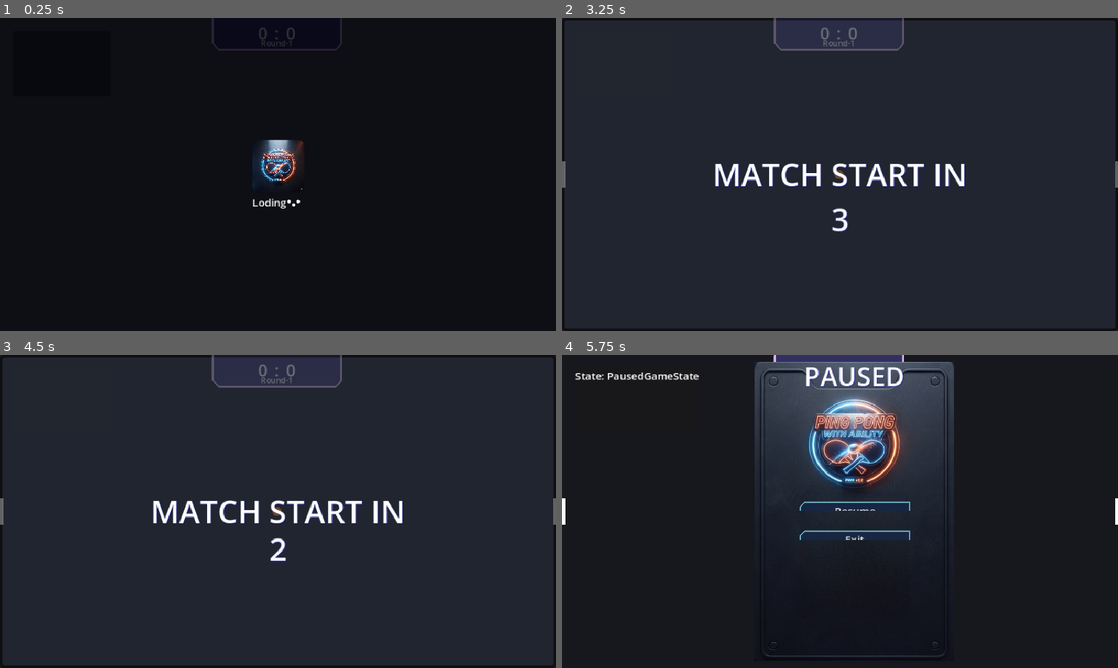
Above: before the commit, frames 1-4 (two rows, left to right).
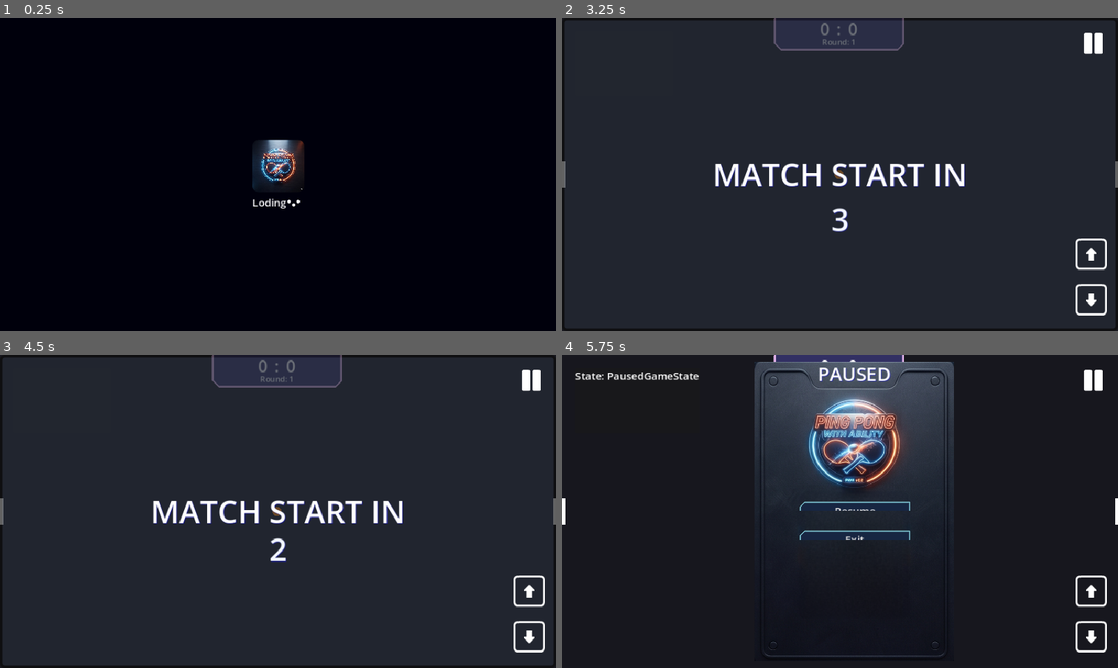
Above: after the commit, the same moments.

Repository: NoB0T21/ping-pong
Game: Godot game, scene res://Scene/Loading/Loading_screen.tscn
Same seed, same stepped clock (60 frames per second), same inputs: the game is played once before the commit and once after it.
Inputs:
- Up to frame 1 (0.25 s): no input
- Up to frame 2 (3.25 s): tap Enter at 0.5 s; hold Up (ui_up) 0.53-1.28 s; tap R (Restart) at 1.25, 2 s; hold Down (ui_down) 1.28-2.03 s; hold Up (ui_up) 2.03-2.75 s; click "Start" at 2.75 s
- Up to frame 3 (4.5 s): hold Up (ui_up) 3.53-4.28 s; hold Down (ui_down) from 4.28 s (still down)
- Up to frame 4 (5.75 s): keep holding Down (ui_down); tap Escape (debug) at 4.9 s; tap R (Restart) at 5 s; tap F1 (pause) at 5.65 s

The runs differ from the first frame. In frame 1, 0.3% of the frame differs, in the area x 38-62%, y 0-11%; in frame 2, 0.8%; in frame 3, 0.8%; in frame 4, 1.4%, in the area x 43-98%, y 1-96%.

Commit message:
added ui and fixed some bug

Diff:
--- a/Ball/ball.gd
+++ b/Ball/ball.gd
@@ -7,32 +7,24 @@
 @onready var opponent: CharacterBody2D = $"../opponent"
 
 func _ready() -> void:
-	randomize();
-	var randDirX:int = [1, -1].pick_random();
-	#var randDirX:int = -1;
-	var randDirY: float = randf_range(-1.0, 1.0);
-
-	linear_velocity = Vector2(randDirX, randDirY).normalized() * Speed;
+	randomize()
+	continuous_cd = RigidBody2D.CCD_MODE_CAST_SHAPE
+	var randDirX: int = [1, -1].pick_random()
+	var randDirY: float = randf_range(-1.0, 1.0)
+	linear_velocity = Vector2(randDirX, randDirY).normalized() * Speed
 
 func _process(delta: float) -> void:
-	linear_velocity = linear_velocity.normalized() * Speed;
-	DebugPanel.add_debug_property("Ball Speed", str(Speed));
+	linear_velocity = linear_velocity.normalized() * Speed
+	DebugPanel.add_debug_property("Ball Speed", str(Speed))
 
 func _on_body_entered(body: Node) -> void:
-	var paddle_y: float = body.global_position.y;
-	var ball_y: float = global_position.y;
+	var paddle_y: float = body.global_position.y
+	var ball_y: float = global_position.y
+	var relative_intersect_y := (ball_y-paddle_y)/PADDLE_HALF_HEIGHT;
+	relative_intersect_y = clamp(relative_intersect_y, -1.0, 1.0)
+	var max_bounce_angle := deg_to_rad(60.0)
+	var bounce_angle := relative_intersect_y * max_bounce_angle
 
-	var relative_intersect_y := (ball_y-paddle_y)/PADDLE_HALF_HEIGHT;
-	relative_intersect_y = clamp(relative_intersect_y, -1.0, 1.0);
-
-	var max_bounce_angle := deg_to_rad(60.0);
-	var bounce_angle := relative_intersect_y * max_bounce_angle;
-
-	if body.is_in_group("Paddle"):
-		var direction_x := 1 if linear_velocity.x < 0 else -1;
-
-		var new_direction := Vector2(direction_x * cos(bounce_angle), sin(bounce_angle)).normalized();
-		linear_velocity = new_direction * Speed;
 	if body.is_in_group("DeadZone"):
 		get_tree().paused = true;
 		if body.name=="DeadZoneLeft":
@@ -40,11 +32,16 @@
 		if body.name=="DeadZoneRight":
 			ScoreBoard.update_player()
 		ScoreBoard.update_round()
-		opponent.SPEED += 10
 		RunningState.transition.emit("NextRoundGameState")
+		return
+
+	elif body.is_in_group("Paddle"):
+		var direction_x := 1 if linear_velocity.x < 0 else -1;
+		var new_direction := Vector2(direction_x * cos(bounce_angle), sin(bounce_angle)).normalized();
+		linear_velocity = new_direction * Speed;
+		opponent.SPEED += 3
+		Speed += 10
 	else:
 		var direction_x := -1 if linear_velocity.x < 0 else 1;
-
 		var new_direction := Vector2(direction_x * cos(bounce_angle), sin(bounce_angle)).normalized();
 		linear_velocity = new_direction * Speed;
-	Speed=Speed+10;
--- a/Ball/ball.tscn
+++ b/Ball/ball.tscn
@@ -8,6 +8,28 @@
 
 [sub_resource type="CircleShape2D" id="CircleShape2D_ist4y"]
 radius = 7.0
+
+[sub_resource type="Curve" id="Curve_l4sn5"]
+_data = [Vector2(0, 1), 0.0, 0.0, 0, 0, Vector2(1, 0), 0.0, 0.0, 0, 0]
+point_count = 2
+
+[sub_resource type="CurveTexture" id="CurveTexture_l4sn5"]
+curve = SubResource("Curve_l4sn5")
+
+[sub_resource type="ParticleProcessMaterial" id="ParticleProcessMaterial_kkn2x"]
+emission_shape = 6
+emission_ring_axis = Vector3(0, 0, 1)
+emission_ring_height = 1.0
+emission_ring_radius = 1.0
+emission_ring_inner_radius = 6.0
+emission_ring_cone_angle = 90.0
+initial_velocity_min = -3.0
+initial_velocity_max = 6.0
+gravity = Vector3(0, 0, 0)
+scale_min = 2.0
+scale_max = 10.0
+scale_curve = SubResource("CurveTexture_l4sn5")
+color = Color(0.9999998, 0.7906289, 0.5470298, 1)
 
 [sub_resource type="SphereMesh" id="SphereMesh_ist4y"]
 radius = 7.0
@@ -23,6 +45,13 @@
 [node name="CollisionShape2D" type="CollisionShape2D" parent="." unique_id=1039343559]
 shape = SubResource("CircleShape2D_ist4y")
 
+[node name="Particles" type="GPUParticles2D" parent="." unique_id=1477322523]
+amount = 20
+lifetime = 3.0
+speed_scale = 3.0
+randomness = 1.0
+process_material = SubResource("ParticleProcessMaterial_kkn2x")
+
 [node name="MeshInstance2D" type="MeshInstance2D" parent="." unique_id=674964465]
 modulate = Color(1, 0.5137255, 0, 1)
 mesh = SubResource("SphereMesh_ist4y")
--- a/Player/player.gd
+++ b/Player/player.gd
@@ -1,4 +1,4 @@
-extends CharacterBody2D
+class_name Player extends CharacterBody2D
 
 
 @export var SPEED := 300.0
--- a/Player/player.tscn
+++ b/Player/player.tscn
@@ -3,7 +3,7 @@
 [ext_resource type="Script" uid="uid://cbil8ljh2g8pc" path="res://Player/player.gd" id="1_l8h54"]
 
 [sub_resource type="RectangleShape2D" id="RectangleShape2D_orl27"]
-size = Vector2(5, 40)
+size = Vector2(16, 40)
 
 [sub_resource type="QuadMesh" id="QuadMesh_cuwax"]
 size = Vector2(5, 40)
@@ -13,7 +13,8 @@
 script = ExtResource("1_l8h54")
 
 [node name="CollisionShape2D" type="CollisionShape2D" parent="." unique_id=702068537]
+position = Vector2(-5.915, 0)
 shape = SubResource("RectangleShape2D_orl27")
 
-[node name="MeshInstance2D" type="MeshInstance2D" parent="CollisionShape2D" unique_id=176287815]
+[node name="MeshInstance2D" type="MeshInstance2D" parent="." unique_id=176287815]
 mesh = SubResource("QuadMesh_cuwax")
--- a/Scene/Level.tscn
+++ b/Scene/Level.tscn
@@ -12,13 +12,14 @@
 [ext_resource type="Script" uid="uid://c34kt7ocgtlgx" path="res://Scene/State/running_game_state.gd" id="7_6lu5p"]
 [ext_resource type="Script" uid="uid://h1fxi2s415m" path="res://Scene/State/paused_game_states.gd" id="8_e4n2r"]
 [ext_resource type="Script" uid="uid://b8tjxj8v4coev" path="res://Scene/next_round_game_state.gd" id="10_to8gu"]
+[ext_resource type="PackedScene" uid="uid://beetnysnrfjjb" path="res://Scene/mobile_layout.tscn" id="13_5mlvf"]
 
 [sub_resource type="PhysicsMaterial" id="PhysicsMaterial_l8h54"]
 friction = 0.0
 bounce = 1.0
 
 [sub_resource type="RectangleShape2D" id="RectangleShape2D_ist4y"]
-size = Vector2(853, 2)
+size = Vector2(853, 25)
 
 [sub_resource type="PhysicsMaterial" id="PhysicsMaterial_4ntmi"]
 friction = 0.0
@@ -67,6 +68,9 @@
 [sub_resource type="StyleBoxFlat" id="StyleBoxFlat_orua6"]
 bg_color = Color(0.6, 0.6, 0.6, 0)
 
+[sub_resource type="StyleBoxFlat" id="StyleBoxFlat_kkn2x"]
+bg_color = Color(0.6, 0.6, 0.6, 0)
+
 [sub_resource type="StyleBoxFlat" id="StyleBoxFlat_ist4y"]
 bg_color = Color(0.19607843, 0.1882353, 0.3882353, 1)
 border_width_left = 2
@@ -136,6 +140,7 @@
 physics_material_override = SubResource("PhysicsMaterial_l8h54")
 
 [node name="CollisionShape2D" type="CollisionShape2D" parent="UpperWall" unique_id=709196124]
+position = Vector2(0, -20)
 shape = SubResource("RectangleShape2D_ist4y")
 
 [node name="LowerWall" type="StaticBody2D" parent="." unique_id=2112828456]
@@ -143,6 +148,7 @@
 physics_material_override = SubResource("PhysicsMaterial_4ntmi")
 
 [node name="CollisionShape2D" type="CollisionShape2D" parent="LowerWall" unique_id=2048799597]
+position = Vector2(0, 10)
 shape = SubResource("RectangleShape2D_ist4y")
 
 [node name="Player" parent="." unique_id=1029245033 instance=ExtResource("1_cnsa7")]
@@ -153,6 +159,7 @@
 
 [node name="Ball" parent="." unique_id=310737208 instance=ExtResource("3_vwxat")]
 position = Vector2(420, 240)
+Speed = 310.0
 
 [node name="DeadZoneLeft" type="StaticBody2D" parent="." unique_id=73793827 groups=["DeadZone"]]
 position = Vector2(-12, 0)
@@ -277,9 +284,19 @@
 layout_mode = 2
 size_flags_horizontal = 4
 offset_transform_enabled = true
-offset_transform_position = Vector2(0, 50)
+offset_transform_position = Vector2(0, 55)
 theme_override_styles/normal = SubResource("StyleBoxFlat_orua6")
 text = "Round - 1"
+horizontal_alignment = 1
+vertical_alignment = 1
+
+[node name="Timer" type="Label" parent="Control/NextRound" unique_id=175629327]
+layout_mode = 2
+offset_transform_enabled = true
+offset_transform_position = Vector2(0, 110)
+theme_override_font_sizes/font_size = 30
+theme_override_styles/normal = SubResource("StyleBoxFlat_kkn2x")
+text = "In 3"
 horizontal_alignment = 1
 vertical_alignment = 1
 
@@ -287,6 +304,11 @@
 visible = false
 layout_mode = 0
 anchors_preset = 0
+anchor_left = 0.0
+anchor_right = 0.0
+offset_left = 0.0
+offset_right = 200.0
+grow_horizontal = 1
 
 [node name="PauseMenu" type="PanelContainer" parent="Control" unique_id=1077111406]
 visible = false
@@ -318,7 +340,8 @@
 size_flags_horizontal = 4
 size_flags_vertical = 0
 offset_transform_enabled = true
-offset_transform_position = Vector2(0, -5.5)
+offset_transform_position = Vector2(0, -1)
+theme_override_font_sizes/font_size = 29
 text = "Paused"
 horizontal_alignment = 1
 vertical_alignment = 1
@@ -381,15 +404,19 @@
 script = ExtResource("5_j0m1p")
 CURRENT_STATE = NodePath("IdelGameState")
 
-[node name="IdelGameState" type="Node" parent="GameStateMachine" unique_id=1975329890 node_paths=PackedStringArray("timerDisplay", "lable", "ball")]
+[node name="IdelGameState" type="Node" parent="GameStateMachine" unique_id=1975329890 node_paths=PackedStringArray("timerDisplay", "lable", "PLAYER", "Opp", "PLAY")]
 process_mode = 3
 script = ExtResource("6_6i788")
 timerDisplay = NodePath("../../Control/PanelContainer")
 lable = NodePath("../../Control/PanelContainer/Control/Timer")
-ball = NodePath("../../Ball")
-
-[node name="RunningGameState" type="Node" parent="GameStateMachine" unique_id=2087790381]
+SPEED = 200.0
+PLAYER = NodePath("../../Ball")
+Opp = NodePath("../../opponent")
+PLAY = NodePath("../../Player")
+
+[node name="RunningGameState" type="Node" parent="GameStateMachine" unique_id=2087790381 node_paths=PackedStringArray("PLAYER")]
 script = ExtResource("7_6lu5p")
+PLAYER = NodePath("../../Ball")
 
 [node name="PausedGameState" type="Node" parent="GameStateMachine" unique_id=1782915043 node_paths=PackedStringArray("menuDisplay", "timerDisplay", "lable")]
 process_mode = 3
@@ -398,6 +425,12 @@
 timerDisplay = NodePath("../../Control/PanelContainer")
 lable = NodePath("../../Control/PanelContainer/Control/Timer")
 
-[node name="NextRoundGameState" type="Node" parent="GameStateMachine" unique_id=815344207]
+[node name="NextRoundGameState" type="Node" parent="GameStateMachine" unique_id=815344207 node_paths=PackedStringArray("PLAYER", "Opp", "PLAY")]
 process_mode = 3
 script = ExtResource("10_to8gu")
+SPEED = 200.0
+PLAYER = NodePath("../../Ball")
+Opp = NodePath("../../opponent")
+PLAY = NodePath("../../Player")
+
+[node name="MobileLayout" parent="." unique_id=320646523 instance=ExtResource("13_5mlvf")]
--- a/Scene/Loading/Loading_screen.tscn
+++ b/Scene/Loading/Loading_screen.tscn
@@ -123,7 +123,7 @@
 anchor_bottom = 1.0
 grow_horizontal = 2
 grow_vertical = 2
-color = Color(0, 0, 0.03137255, 0.8117647)
+color = Color(0, 0, 0.047058824, 1)
 
 [node name="VBoxContainer" type="VBoxContainer" parent="." unique_id=1414982476]
 layout_mode = 1
--- a/Scene/Menu/Menu.tscn
+++ b/Scene/Menu/Menu.tscn
@@ -133,6 +133,7 @@
 }
 
 [node name="Menu" type="Control" unique_id=243824710 node_paths=PackedStringArray("startButton", "quitButton", "animationPlayer")]
+process_mode = 3
 layout_mode = 3
 anchors_preset = 15
 anchor_right = 1.0
--- a/Scene/ScoreBoard/score_board.gd
+++ b/Scene/ScoreBoard/score_board.gd
@@ -10,17 +10,16 @@
 func _ready() -> void:
 	player.text = str(playerScore)
 	opponent.text = str(opponentScore)
-	round_no.text = "Round-" + str(round)
+	round_no.text = "Round: " + str(round)
 
 func update_player() -> void:
 	playerScore += 1
 	player.text = str(playerScore)
 
 func update_opponent() -> void:
-	print("KOKO")
 	opponentScore += 1
 	opponent.text = str(opponentScore)
 
 func update_round() -> void:
 	round += 1
-	round_no.text = "Round-" + str(round)
+	round_no.text = "Round: " + str(round)
--- a/Scene/ScoreBoard/score_board.tscn
+++ b/Scene/ScoreBoard/score_board.tscn
@@ -16,6 +16,7 @@
 font_names = PackedStringArray("SF Pro Display")
 font_weight = 999
 font_stretch = 200
+subpixel_positioning = 0
 
 [sub_resource type="LabelSettings" id="LabelSettings_akbbc"]
 font = SubResource("SystemFont_to8gu")
@@ -36,6 +37,8 @@
 [node name="HBoxContainer" type="HBoxContainer" parent="." unique_id=386008031]
 layout_mode = 2
 size_flags_horizontal = 4
+offset_transform_enabled = true
+offset_transform_position = Vector2(0, -6.5)
 theme_override_constants/separation = 11
 
 [node name="Player" type="Label" parent="HBoxContainer" unique_id=222794394]
@@ -62,6 +65,8 @@
 [node name="RoundNo" type="Label" parent="." unique_id=1308577184]
 layout_mode = 2
 size_flags_vertical = 8
+offset_transform_enabled = true
+offset_transform_position = Vector2(0, -1.615)
 theme_override_font_sizes/font_size = 12
 text = "round"
 horizontal_alignment = 1
--- a/Scene/State/game_state.gd
+++ b/Scene/State/game_state.gd
@@ -1,8 +1,6 @@
 class_name GameState
 extends State
 
-var PLAYER: Ball
-
-func _ready() -> void:
-	await  owner.ready
-	PLAYER = owner as Ball
+@export var PLAYER: Ball
+@export var Opp: Opponent
+@export var PLAY: Player
--- a/Scene/State/idel_player_state.gd
+++ b/Scene/State/idel_player_state.gd
@@ -2,14 +2,15 @@
 
 @export var timerDisplay : PanelContainer
 @export var lable : Label
-@export var ball : Ball
-
+@export var SPEED : float
 var time_left : float = 3.0
 
 func enter() -> void:
-	ball.global_position = Vector2(425,240)
+	PLAYER.global_position = Vector2(425,240)
+	Opp.SPEED = SPEED
+	PLAY.SPEED = SPEED
 	time_left=3.0;
-	ball.Speed=200;
+	PLAYER.Speed=SPEED;
 	timerDisplay.visible = true;
 	get_tree().paused = true;
 
--- a/Scene/State/running_game_state.gd
+++ b/Scene/State/running_game_state.gd
@@ -1,9 +1,14 @@
 class_name RunningGameState
 extends GameState
 
+var Particles :GPUParticles2D
 func enter() -> void:
-	print("Running")
+	Particles = PLAYER.get_node("Particles")
+	Particles.visible = true
 
 func _process(delta: float) -> void:
 	if Input.is_action_just_pressed("pause"):
 		transition.emit("PausedGameState");
+
+func exit()-> void:
+	Particles.visible = false
--- /dev/null
+++ b/Scene/mobile_layout.tscn
@@ -0,0 +1,45 @@
+[gd_scene format=3 uid="uid://beetnysnrfjjb"]
+
+[ext_resource type="Texture2D" uid="uid://dmnxq7cwmf17q" path="res://assects/Keys/keyboard_arrow_up_outline.png" id="1_rvo24"]
+[ext_resource type="Texture2D" uid="uid://dsoopph05mkuu" path="res://assects/Keys/keyboard_arrow_up.png" id="2_xqyat"]
+[ext_resource type="Texture2D" uid="uid://lyr74gj0fvuw" path="res://assects/Keys/keyboard_arrow_down_outline.png" id="3_qvbcs"]
+[ext_resource type="Texture2D" uid="uid://c1qtjjsp3q2tt" path="res://assects/Keys/keyboard_arrow_down.png" id="4_xsg27"]
+[ext_resource type="Texture2D" uid="uid://cygyhq3cqyusl" path="res://assects/Keys/pause.png" id="5_xqyat"]
+
+[sub_resource type="RectangleShape2D" id="RectangleShape2D_ist4y"]
+size = Vector2(50, 50)
+
+[sub_resource type="RectangleShape2D" id="RectangleShape2D_orl27"]
+size = Vector2(50, 50)
+
+[sub_resource type="RectangleShape2D" id="RectangleShape2D_kkn2x"]
+size = Vector2(100, 100)
+
+[node name="MobileLayout" type="CanvasLayer" unique_id=320646523]
+
+[node name="Up" type="TouchScreenButton" parent="." unique_id=124424946]
+position = Vector2(780, 330)
+texture_normal = ExtResource("1_rvo24")
+texture_pressed = ExtResource("2_xqyat")
+shape = SubResource("RectangleShape2D_ist4y")
+passby_press = true
+action = "ui_up"
+visibility_mode = 1
+
+[node name="Down" type="TouchScreenButton" parent="." unique_id=911916120]
+position = Vector2(780, 400)
+texture_normal = ExtResource("3_qvbcs")
+texture_pressed = ExtResource("4_xsg27")
+shape = SubResource("RectangleShape2D_orl27")
+passby_press = true
+action = "ui_down"
+visibility_mode = 1
+
+[node name="Pause" type="TouchScreenButton" parent="." unique_id=846417871]
+position = Vector2(790, 15)
+scale = Vector2(0.5, 0.5)
+texture_normal = ExtResource("5_xqyat")
+texture_pressed = ExtResource("5_xqyat")
+shape = SubResource("RectangleShape2D_kkn2x")
+action = "pause"
+visibility_mode = 1
--- a/Scene/next_round_game_state.gd
+++ b/Scene/next_round_game_state.gd
@@ -2,24 +2,30 @@
 extends GameState
 @onready var next_round: PanelContainer = $"../../Control/NextRound"
 @onready var round_count: Label = $"../../Control/NextRound/Round Count"
-
+@onready var timer: Label = $"../../Control/NextRound/Timer"
+@export var SPEED : float
 var time_left : float = 2.0
 
 func enter() -> void:
-	print("NExtRound")
+	PLAYER.global_position = Vector2(425,240)
+	PLAYER.Speed=SPEED;
+	Opp.SPEED = SPEED
+	PLAY.SPEED = SPEED
 	time_left=2.0
-	get_tree().paused=false;
+	get_tree().paused=true;
 	next_round.visible = true;
-	round_count.text = str(ScoreBoard.round)
+	round_count.text = "Round: "+str(ScoreBoard.round)
 
 func update(delta: float)-> void:
 	if time_left > 0:
 		time_left -= delta
+		timer.text = "In "+str(int(ceil(time_left)))
 
 		if time_left <= 0:
 			get_tree().paused = false
-			transition.emit("IdelGameState")
+			transition.emit("RunningGameState")
 
 func exit()-> void:
 	time_left = 2.0;
+	get_tree().paused = false
 	next_round.visible = false;
--- a/opponent/opponent.gd
+++ b/opponent/opponent.gd
@@ -1,4 +1,4 @@
-extends CharacterBody2D
+class_name Opponent extends CharacterBody2D
 
 @onready var BALL_NODE : RigidBody2D = $"../Ball"
 
--- a/opponent/opponent.tscn
+++ b/opponent/opponent.tscn
@@ -3,7 +3,7 @@
 [ext_resource type="Script" uid="uid://be7qagnofve6f" path="res://opponent/opponent.gd" id="1_sq63s"]
 
 [sub_resource type="RectangleShape2D" id="RectangleShape2D_orl27"]
-size = Vector2(5, 40)
+size = Vector2(16, 40)
 
 [sub_resource type="QuadMesh" id="QuadMesh_cuwax"]
 size = Vector2(5, 40)
@@ -12,7 +12,8 @@
 script = ExtResource("1_sq63s")
 
 [node name="CollisionShape2D" type="CollisionShape2D" parent="." unique_id=1951183270]
+position = Vector2(5.695, 0)
 shape = SubResource("RectangleShape2D_orl27")
 
-[node name="MeshInstance2D" type="MeshInstance2D" parent="CollisionShape2D" unique_id=2021860077]
+[node name="MeshInstance2D" type="MeshInstance2D" parent="." unique_id=2021860077]
 mesh = SubResource("QuadMesh_cuwax")
--- a/project.godot
+++ b/project.godot
@@ -48,6 +48,10 @@
 ]
 }
 
+[input_devices]
+
+pointing/emulate_touch_from_mouse=true
+
 [physics]
 
 common/physics_ticks_per_second=30
@@ -57,3 +61,4 @@
 [rendering]
 
 rendering_device/driver.windows="d3d12"
+textures/vram_compression/import_etc2_astc=true
Binary file added: assects/Keys/keyboard_arrow_down.png
Not shown, added: assects/Keys/keyboard_arrow_down.png.import
Binary file added: assects/Keys/keyboard_arrow_down_outline.png
Not shown, added: assects/Keys/keyboard_arrow_down_outline.png.import
Binary file added: assects/Keys/keyboard_arrow_up.png
Not shown, added: assects/Keys/keyboard_arrow_up.png.import
Binary file added: assects/Keys/keyboard_arrow_up_outline.png
Not shown, added: assects/Keys/keyboard_arrow_up_outline.png.import
Binary file added: assects/Keys/pause.png
Not shown, added: assects/Keys/pause.png.import
Not shown, added: export_presets.cfg
